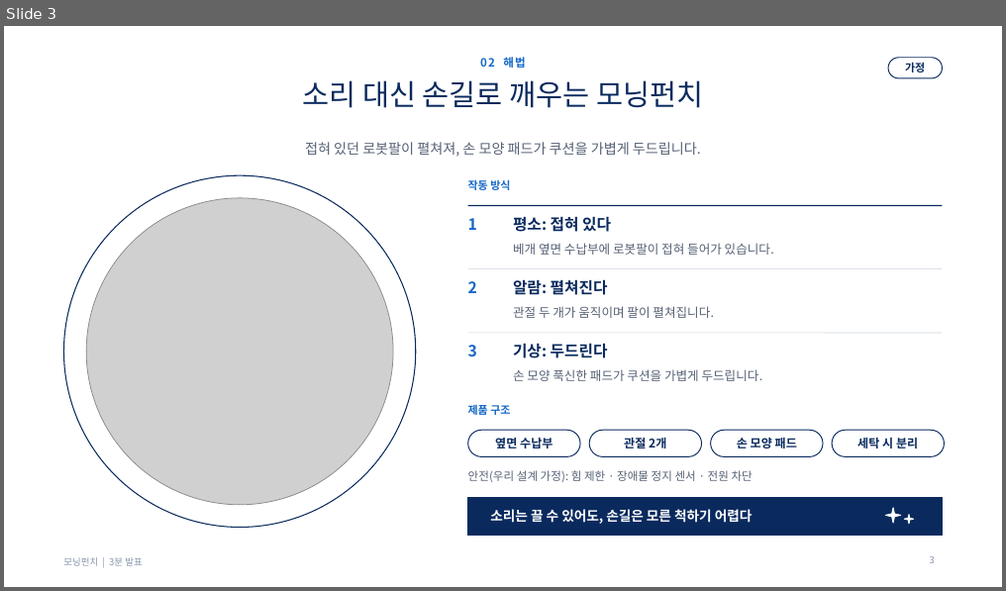
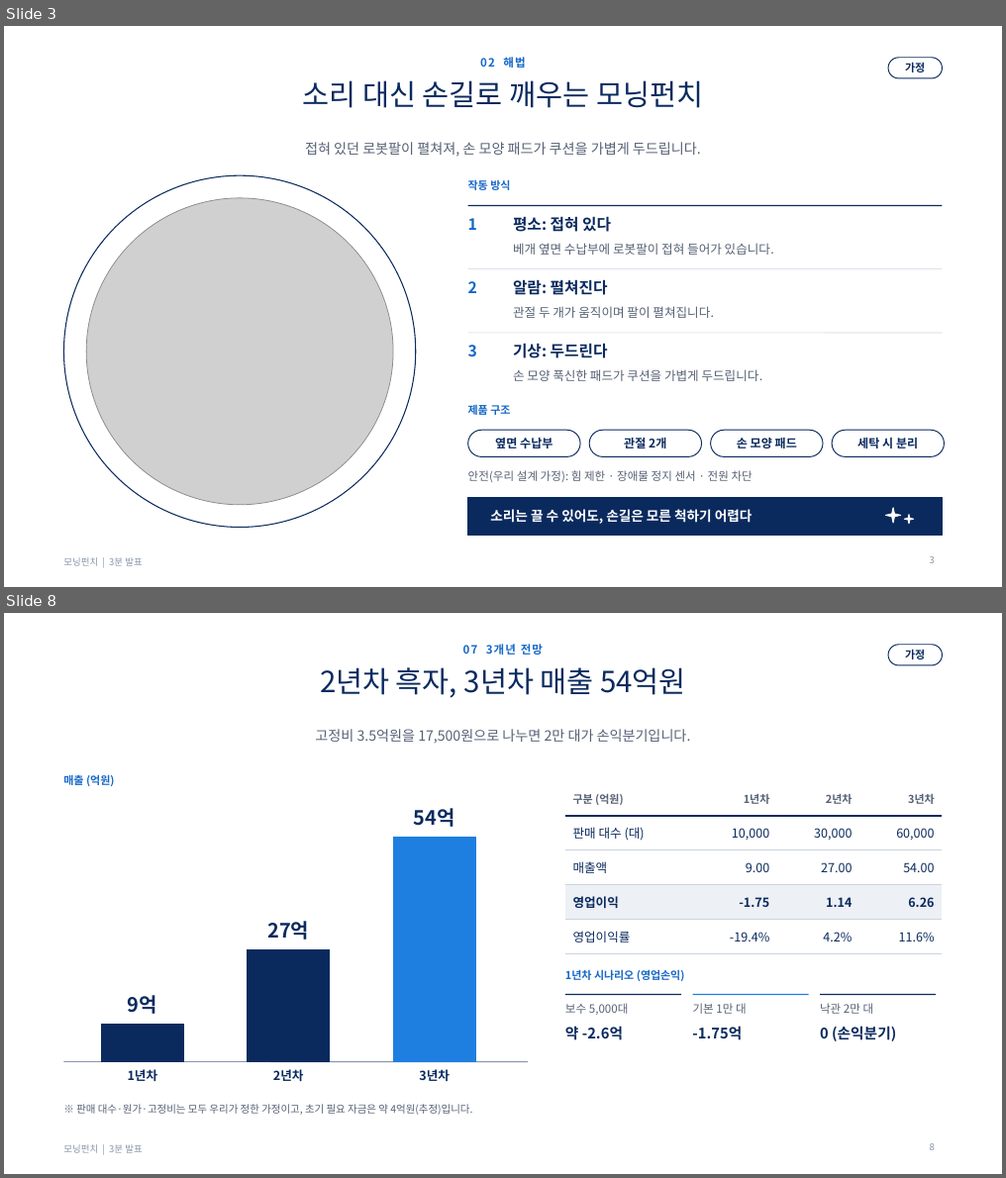
Before and after one commit to g975682-source/-, a slide deck: MorningPunch_Pitch_3min.pptx. Shown one above the other, each under a label of ours: slide 3 before the commit, slides 3 and 8 after it; the slides between them are not shown. The pictures are 1006x591 and 1006x1178 pixels, drawn with LibreOffice and Linux fonts; fonts in the diff are those of the drawing; grey boxes stand for pictures; background and template pictures are left out. Boxes give left, top, right and bottom in pixels: in the first picture for what was removed or moved away, otherwise in the second. Text is boxed around its words. In the diff, an @@ line names an element or a change of style, - is before the commit and + after.

```diff
--- a/MorningPunch_Pitch_3min.pptx
+++ b/MorningPunch_Pitch_3min.pptx
@@ slide 8 added at [4, 613, 1002, 1174], background picture (left out); not listed: 1 template element that a slide beside it also shows @@
@@ title added at [320, 667, 686, 698], 28 pt, text #0A2A5E @@
+2년차 흑자, 3년차 매출 54억원
@@ text added at [463, 644, 543, 655], 11 pt, text #1668C7, bold @@
+07 3개년 전망
@@ rounded rectangle added at [888, 645, 943, 665], fill #FFFFFF, outline #0A2A5E 0.9 pt @@
@@ text added at [905, 649, 925, 660], 10.5 pt, text #0A2A5E, bold @@
+가정
@@ text added at [315, 729, 691, 743], 13.5 pt, text #566175 @@
+고정비 3.5억원을 17,500원으로 나누면 2만 대가 손익분기입니다.
@@ text added at [63, 773, 114, 788], 10.5 pt, text #1668C7, bold @@
+매출 (억원)
@@ table added at [565, 781, 943, 947], 5 rows, 4 columns @@
+구분 (억원) | 1년차 | 2년차 | 3년차
+판매 대수 (대) | 10,000 | 30,000 | 60,000
+매출액 | 9.00 | 27.00 | 54.00
+영업이익 | -1.75 | 1.14 | 6.26
+영업이익률 | -19.4% | 4.2% | 11.6%
@@ text added at [414, 808, 455, 827], 19 pt, text #0A2A5E, bold @@
+54억
@@ rectangle added at [393, 838, 475, 1062], fill #1E7FE0, outline #1E7FE0 1 pt @@
@@ text added at [267, 921, 309, 940], 19 pt, text #0A2A5E, bold @@
+27억
@@ rectangle added at [248, 950, 330, 1062], fill #0A2A5E, outline #0A2A5E 1 pt @@
@@ text added at [128, 995, 157, 1014], 19 pt, text #0A2A5E, bold @@
+9억
@@ text added at [565, 969, 685, 981], 10.5 pt, text #1668C7, bold @@
+1년차 시나리오 (영업손익)
@@ line added from (565, 995) to (681, 995), #0A2A5E 1.25 pt @@
@@ line added from (693, 995) to (809, 995), #1E7FE0 1.25 pt @@
@@ line added from (820, 995) to (936, 995), #0A2A5E 1.25 pt @@
@@ rectangle added at [101, 1025, 183, 1062], fill #0A2A5E, outline #0A2A5E 1 pt @@
@@ text added at [565, 1003, 629, 1015], 11 pt, text #566175 @@
+보수 5,000대
@@ text added at [565, 1026, 623, 1041], 14 pt, text #0A2A5E, bold @@
+약 -2.6억
@@ text added at [692, 1026, 742, 1041], 14 pt, text #0A2A5E, bold @@
+-1.75억
@@ text added at [693, 1003, 746, 1014], 11 pt, text #566175 @@
+기본 1만 대
@@ text added at [820, 1003, 874, 1014], 11 pt, text #566175 @@
+낙관 2만 대
@@ text added at [820, 1026, 896, 1042], 14 pt, text #0A2A5E, bold @@
+0 (손익분기)
@@ line added from (63, 1062) to (528, 1062), #8795AB 0.75 pt @@
@@ text added at [128, 1069, 158, 1081], 12 pt, text #0A2A5E, bold @@
+1년차
@@ text added at [273, 1069, 304, 1081], 12 pt, text #0A2A5E, bold @@
+2년차
@@ text added at [419, 1069, 450, 1081], 12 pt, text #0A2A5E, bold @@
+3년차
@@ text added at [76, 1104, 472, 1115], 10 pt, text #566175 @@
+※ 판매 대수·원가·고정비는 모두 우리가 정한 가정이고, 초기 필요 자금은 약 4억원(추정)입니다.
@@ page number added at [930, 1144, 935, 1151], 9 pt, text #8795AB @@
+8
```
Also in this commit, not shown: 3 slides changed, 4 other slides added, 1 slide removed, 2 other files.
